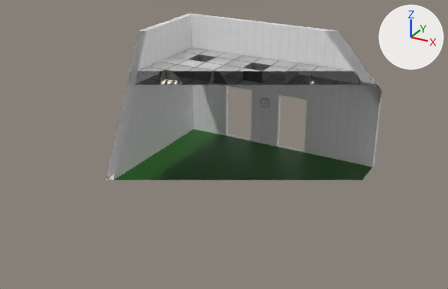
An edit to the Blender file blendfiles/floor.blend, drawn before and after from the same camera.
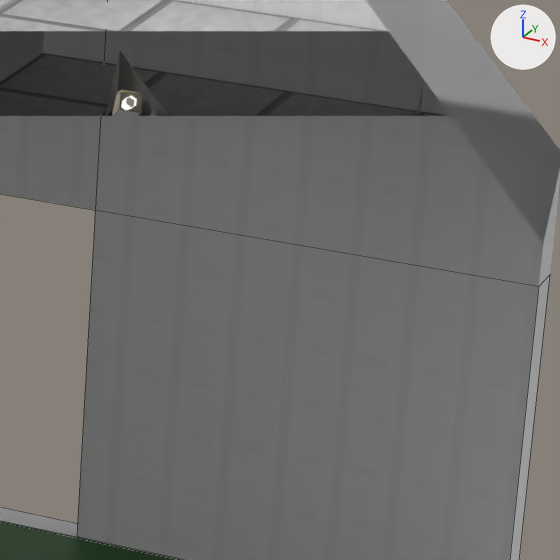
There are two pictures of each version: one whole from a 50 mm lens placed at (16.71, -26.94, 12.93), pointed at (5.39, -6.35, 2.64), one close up on the part from 65% to 85% of the width and 23% to 54% of the height. Arrows for +X, +Y and +Z are at upper right; the lights stay in place. The close-ups show mesh edges as thin lines. Everything nearer to the camera than a plane just in front of the edit is cut away.

Before the edit, the objects in view are built like this:
```python
me_plane = bpy.data.meshes.new('Plane')
me_plane.from_pydata([(-1.0, -9.0, 0.0), (9.0, -9.0, 0.0), (-1.0, 1.0, 0.0), (9.0, 1.0, 0.0)], [], [(0, 1, 3, 2)])
me_plane.materials.append(mat_material_001)  # its picture is missing
me_plane_001 = bpy.data.meshes.new('Plane.001')
me_plane_001.from_pydata(...)  # 272 vertices, 239 faces; spans x 0.0..3.0, y -3.0..0.0, z 0.0..0.57
# faces by material slot: [207, 32]
me_plane_001.materials.append(mat_ceiling)  # picture img_dropceiling_png
me_plane_001.materials.append(mat_light)  # white #ffffff
me_plane_003 = bpy.data.meshes.new('Plane.003')
me_plane_003.from_pydata(...)  # 56 vertices, 55 faces; spans x -1.3..9.0, y -5.27..1.0, z -9.0..1.3
me_plane_003.materials.append(mat_wall)  # picture img_wallpaper_png
ob_ceiling = bpy.data.objects.new('Ceiling', me_plane_001)
ob_ceiling.location = (0.0, 0.0, 4.0)
_m = ob_ceiling.modifiers.new('Array', 'ARRAY')
_m.count = 4
_m.relative_offset_displace = (0.0, -1.0, 0.0)
_m = ob_ceiling.modifiers.new('Array.001', 'ARRAY')
_m.count = 4
ob_floor = bpy.data.objects.new('Floor', me_plane)
ob_floor.location = (1.0, -1.0, 0.0)
ob_wall = bpy.data.objects.new('Wall', me_plane_003)
ob_wall.location = (1.0, -1.0, 1.0)
ob_wall.rotation_euler = (4.712, 0.0, 0.0)  # degrees (270, 0, 0)
```
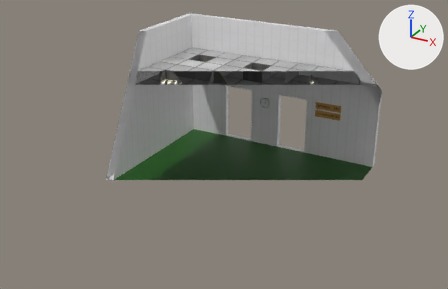
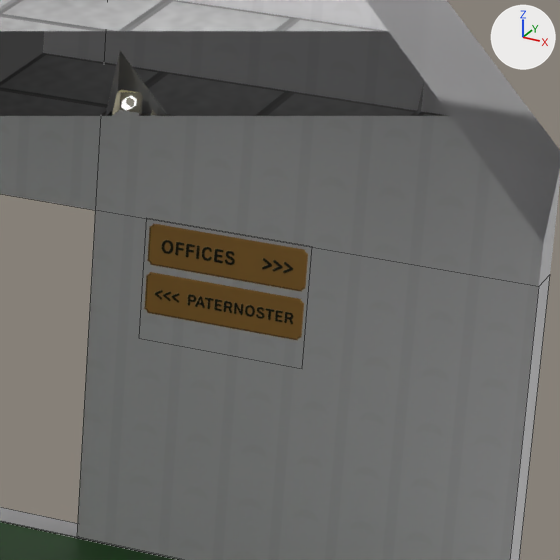
Pixel boxes [x1, y1, x2, y2] of what changed, in the close-ups (560 x 560 px):
'wegweiser', added (brown): after [144, 224, 308, 340]

What changed in the scene script:
```text
Add img_wegweiser_png:
    img_wegweiser_png = load_image('wegweiser.png', 'wegweiser.png', 800, 600, 'sRGB')
Add mat_wegweiser:
    mat_wegweiser = principled_material('wegweiser')
    mat_wegweiser.texture = img_wegweiser_png  # with its transparency
Add me_wegweiser:
    me_wegweiser.from_pydata(...)  # 4 vertices, 1 face; spans x -0.667..0.667, y -0.5..0.5, z 0.0
    me_wegweiser.materials.append(mat_wegweiser)  # picture img_wegweiser_png
Add ob_wegweiser:
    ob_wegweiser = bpy.data.objects.new('wegweiser', me_wegweiser)
    ob_wegweiser.location = (7.593, -0.007, 2.315)
    ob_wegweiser.rotation_euler = (1.571, 0.0, 0.0)  # degrees (90, 0, 0)
```
